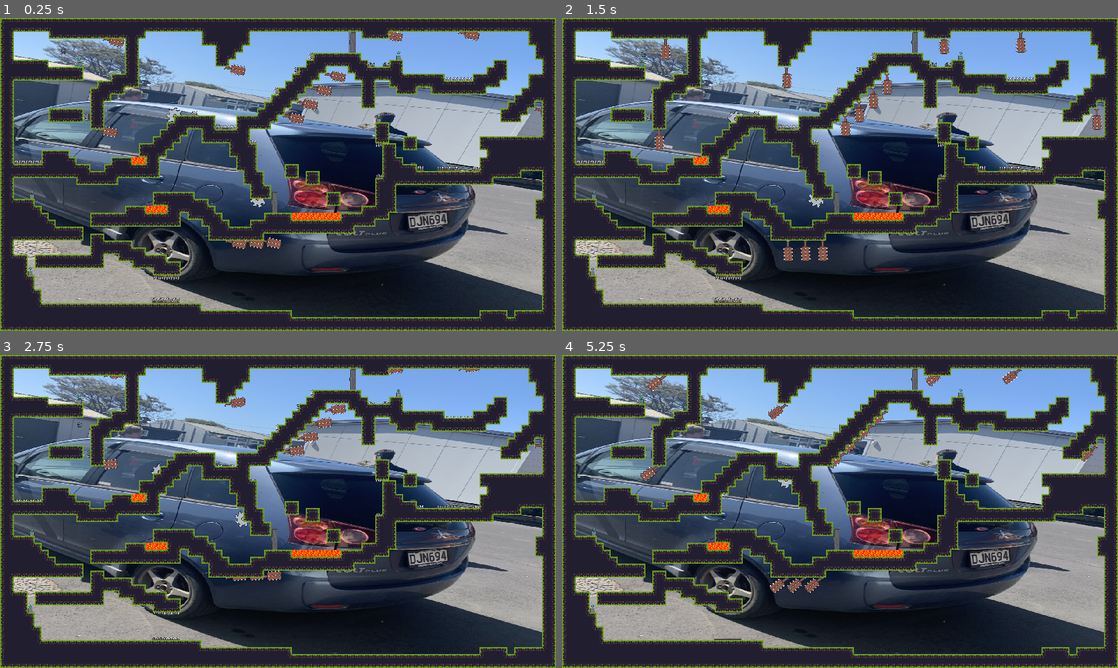
Above: before the commit, frames 1-4 (two rows, left to right).
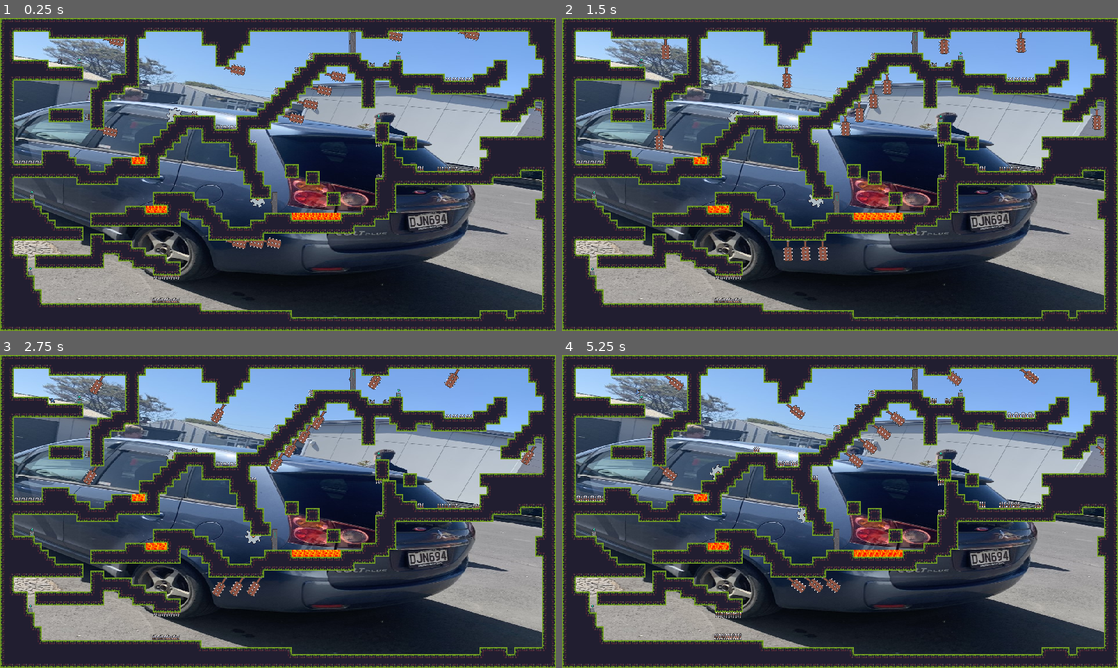
Above: after the commit, the same moments.

Repository: SuggG2/Platformer
Game: Godot game, scene res://World.tscn
Same seed, same stepped clock (60 frames per second), same inputs: the game is played once before the commit and once after it.
Inputs:
- Up to frame 1 (0.25 s): no input
- Up to frame 2 (1.5 s): hold D (right) from 0.53 s (still down); tap Z (zoom) at 0.6, 1.35 s; tap Space (jump) at 0.77 s
- Up to frame 3 (2.75 s): tap Space (jump) at 1.52 s; release D (right) at 2.03 s; hold A (left) from 2.03 s (still down); tap Z (zoom) at 2.1 s
- Up to frame 4 (5.25 s): release A (left) at 2.78 s; hold D (right) 2.78-4.28 s; tap Z (zoom) every 0.75 s from 2.85 to 5.1 s; tap Space (jump) at 3.02, 3.77, 4.52 s; hold A (left) 4.28-5.03 s; hold D (right) from 5.03 s (still down)

The runs differ from the first frame. In frame 1, 0.2% of the frame differs, in the area x 10-62%, y 9-65%; in frame 2, 0.3%; in frame 3, 2.3%; in frame 4, 2.5%, in the area x 2-98%, y 4-91%.

Commit message:
Groups
added deadly group to lava & spinning blade

Diff:
--- a/Lav3a.gd
+++ b/Lav3a.gd
@@ -2,7 +2,7 @@
 
 
 func _ready():
-	$AnimationPlayer.play("Lava")
+	$AnimationPlayer.play("New Anim")
 
 
 
--- a/Lav3a.tscn
+++ b/Lav3a.tscn
@@ -47,7 +47,7 @@
 [node name="CollisionShape2D" type="CollisionShape2D" parent="."]
 shape = SubResource( 1 )
 
-[node name="AnimationPlayer" type="AnimationPlayer" parent="."]
+[node name="AnimationPlayer" type="AnimationPlayer" parent="." groups=["Deadly"]]
 root_node = NodePath("../CollisionShape2D")
 "anims/New Anim" = SubResource( 2 )
 anims/RESET = SubResource( 3 )
--- a/World.tscn
+++ b/World.tscn
@@ -256,7 +256,7 @@
 texture = ExtResource( 7 )
 
 [node name="Player" parent="." groups=["Player"] instance=ExtResource( 1 )]
-position = Vector2( 147, 68 )
+position = Vector2( 139, 92 )
 
 [node name="Camera2D" type="Camera2D" parent="."]
 scale = Vector2( 1.04, 1 )
@@ -501,46 +501,46 @@
 
 [node name="Lava" type="Node2D" parent="."]
 
-[node name="Lava3" parent="Lava" instance=ExtResource( 14 )]
+[node name="Lava3" parent="Lava" groups=["Deadly"] instance=ExtResource( 14 )]
 position = Vector2( 327, 328 )
 
-[node name="Lava4" parent="Lava" instance=ExtResource( 14 )]
+[node name="Lava4" parent="Lava" groups=["Deadly"] instance=ExtResource( 14 )]
 position = Vector2( 344, 440 )
 
-[node name="Lava8" parent="Lava" instance=ExtResource( 14 )]
+[node name="Lava8" parent="Lava" groups=["Deadly"] instance=ExtResource( 14 )]
 position = Vector2( 776, 456 )
 
-[node name="Lava9" parent="Lava" instance=ExtResource( 14 )]
+[node name="Lava9" parent="Lava" groups=["Deadly"] instance=ExtResource( 14 )]
 position = Vector2( 762, 456 )
 
-[node name="Lava10" parent="Lava" instance=ExtResource( 14 )]
+[node name="Lava10" parent="Lava" groups=["Deadly"] instance=ExtResource( 14 )]
 position = Vector2( 750, 456 )
 
-[node name="Lava11" parent="Lava" instance=ExtResource( 14 )]
+[node name="Lava11" parent="Lava" groups=["Deadly"] instance=ExtResource( 14 )]
 position = Vector2( 735, 456 )
 
-[node name="Lava12" parent="Lava" instance=ExtResource( 14 )]
+[node name="Lava12" parent="Lava" groups=["Deadly"] instance=ExtResource( 14 )]
 position = Vector2( 720, 456 )
 
-[node name="Lava13" parent="Lava" instance=ExtResource( 14 )]
+[node name="Lava13" parent="Lava" groups=["Deadly"] instance=ExtResource( 14 )]
 position = Vector2( 707, 456 )
 
-[node name="Lava14" parent="Lava" instance=ExtResource( 14 )]
+[node name="Lava14" parent="Lava" groups=["Deadly"] instance=ExtResource( 14 )]
 position = Vector2( 692, 456 )
 
-[node name="Lava15" parent="Lava" instance=ExtResource( 14 )]
+[node name="Lava15" parent="Lava" groups=["Deadly"] instance=ExtResource( 14 )]
 position = Vector2( 680, 456 )
 
-[node name="Lava5" parent="Lava" instance=ExtResource( 14 )]
+[node name="Lava5" parent="Lava" groups=["Deadly"] instance=ExtResource( 14 )]
 position = Vector2( 359, 440 )
 
-[node name="Lava6" parent="Lava" instance=ExtResource( 14 )]
+[node name="Lava6" parent="Lava" groups=["Deadly"] instance=ExtResource( 14 )]
 position = Vector2( 375, 440 )
 
-[node name="Lava7" parent="Lava" instance=ExtResource( 14 )]
+[node name="Lava7" parent="Lava" groups=["Deadly"] instance=ExtResource( 14 )]
 position = Vector2( 377, 440 )
 
-[node name="Lava2" parent="Lava" instance=ExtResource( 14 )]
+[node name="Lava2" parent="Lava" groups=["Deadly"] instance=ExtResource( 14 )]
 position = Vector2( 311, 328 )
 
 [node name="Savepoint" type="Node2D" parent="."]
@@ -566,6 +566,9 @@
 format = 1
 tile_data = PoolIntArray( 0, 0, 0, 1, 0, 131076, 2, 0, 1, 3, 0, 131076, 4, 0, 1, 5, 0, 1, 6, 0, 131076, 7, 0, 1, 8, 0,  …(22559 unchanged characters)…
 
+[connection signal="body_entered" from="Spinning Trap/SpinningBlade2/Path2D/PathFollow2D/Sprite/Area2D" to="Spinning Trap/SpinningBlade2" method="_on_Area2D_body_entered"]
+[connection signal="body_entered" from="Spinning Trap/SpinningBlade/Path2D/PathFollow2D/Sprite/Area2D" to="Spinning Trap/SpinningBlade" method="_on_Area2D_body_entered"]
+
 [editable path="Doors/Door Button2"]
 [editable path="Doors/Door Button"]
 [editable path="Spinning Trap/SpinningBlade"]
